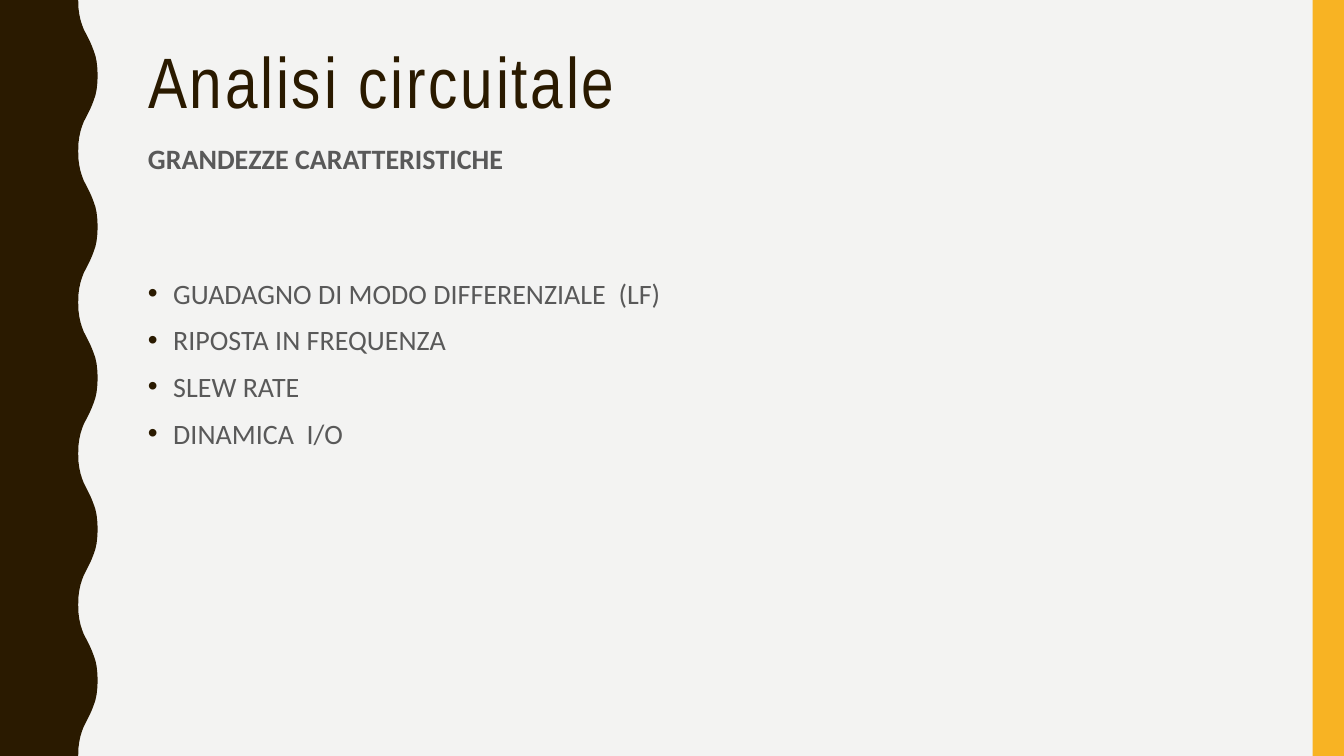
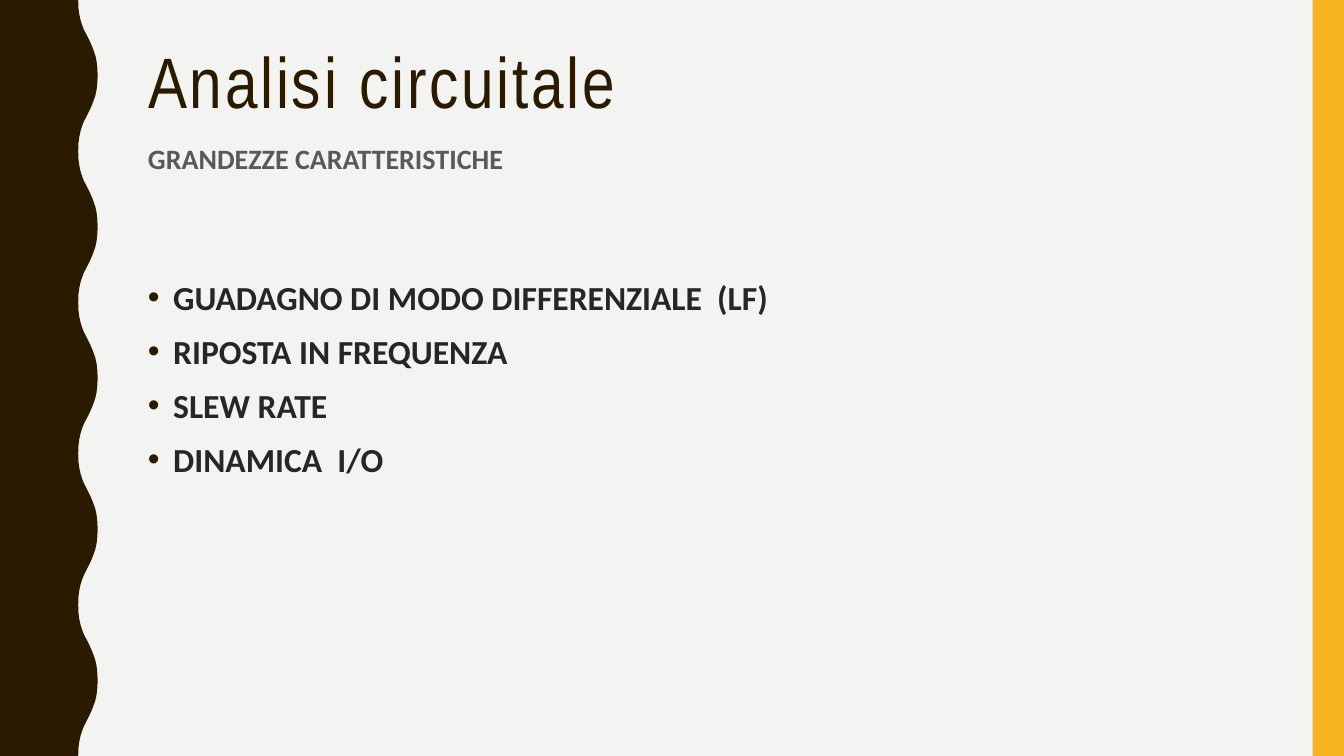
Before and after one commit to alessio-capello/MicroElectronics, a slide deck: slide 12 of MicroB/MicroBpresentazione.pptx (slide 11 before the commit). Drawn at 1344x756 pixels with LibreOffice and Linux fonts; fonts in the diff are those of the drawing. Boxes give left, top, right and bottom in pixels: in the first picture for what was removed or moved away, otherwise in the second. Text is boxed around its words. In the diff, an @@ line names an element or a change of style, - is before the commit and + after.

```diff
--- a/MicroB/MicroBpresentazione.pptx
+++ b/MicroB/MicroBpresentazione.pptx
@@ text "GUADAGNO DI MODO DIFFERENZIALE (LF)" at [173,285,767,474]: size 20 to 24 pt, text colour #595959 to #262626, bold on @@
```
Also in this commit, not shown: 16 other slides changed, 8 slides added, 43 other files.
